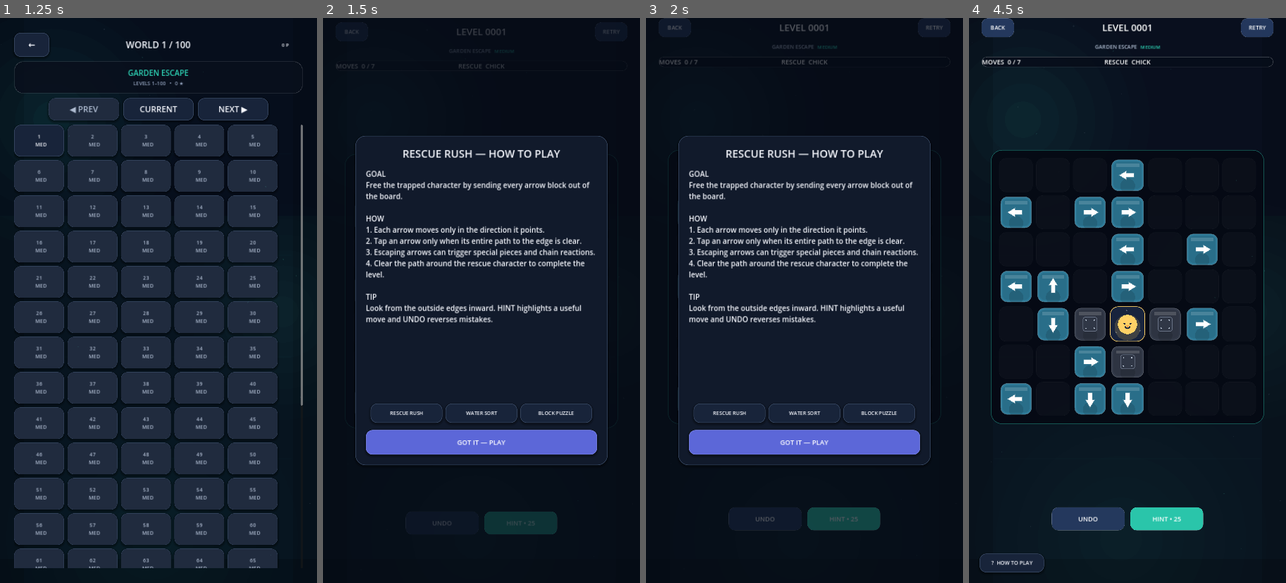
Above: before the commit, frames 1-4 (left to right).
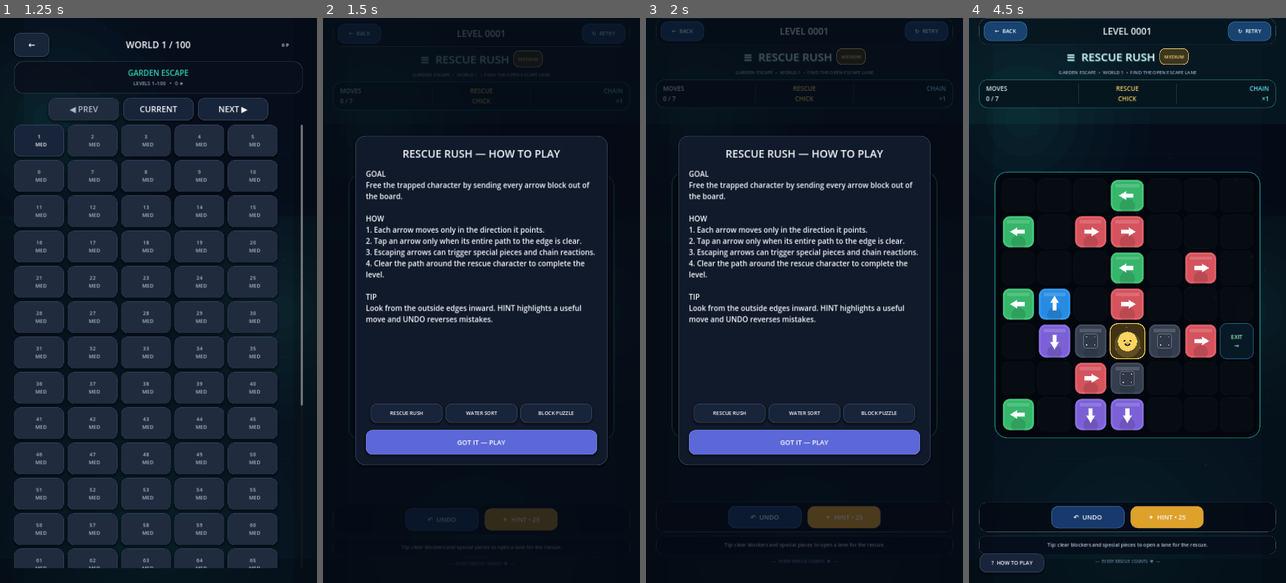
Above: after the commit, the same moments.

Repository: eghosa001/unjam
Game: Godot game, scene res://scenes/Main.tscn
The game is run twice, just before and just after one commit, with the same random seed, the same clock (stepped at 60 frames per second) and the same inputs.
Inputs:
- Up to frame 1 (1.25 s): click "PLAY • LEVEL 1" at 0.5 s
- Up to frame 2 (1.5 s): click "1 MED" at 1.25 s
- Up to frame 3 (2 s): no input
- Up to frame 4 (4.5 s): click "RETRY" (after the commit: "↻ RETRY") at 2 s; click "RETRY" (after the commit: "↻ RETRY") at 2.75 s; click "RETRY" (after the commit: "↻ RETRY") at 3.5 s; click "GOT IT — PLAY" at 4.25 s

Frame 1 is identical in both runs. In frame 2, 1.5% of the frame differs, in the area x 4-95%, y 1-97%; in frame 3, 2.6%; in frame 4, 20%, in the area x 3-97%, y 0-97%.

Commit message:
Use premium Rescue Rush presentation layer

Diff:
--- a/scenes/Game.tscn
+++ b/scenes/Game.tscn
@@ -1,6 +1,6 @@
 [gd_scene load_steps=4 format=3]
 
-[ext_resource path="res://scripts/game/rescue_rush_polished.gd" type="Script" id="1"]
+[ext_resource path="res://scripts/game/rescue_rush_premium.gd" type="Script" id="1"]
 [ext_resource path="res://scripts/ui/ui_touch_enhancer.gd" type="Script" id="2"]
 [ext_resource path="res://scripts/ui/rescue_result_guard.gd" type="Script" id="3"]
 
